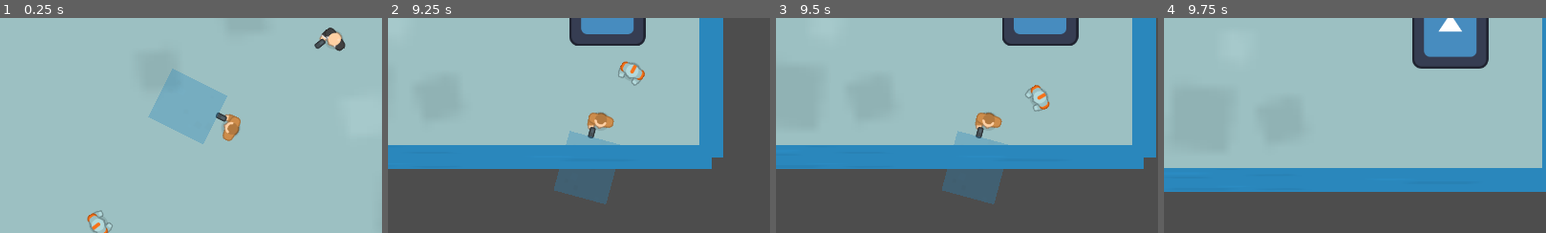
Above: before the commit, frames 1-4 (left to right).
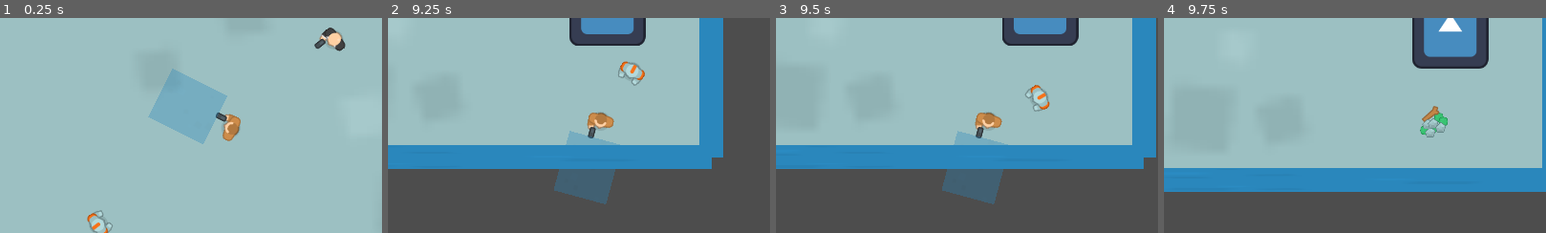
Above: after the commit, the same moments.

Repository: dmq262/Shadow-Stallion
Game: Godot game, scene res://scenes/main.tscn
The game is run twice, just before and just after one commit, with the same random seed, the same clock (stepped at 60 frames per second) and the same inputs. The engine's default icon, where the game draws it, is replaced by a stand-in: a white triangle on a blue panel in a dark square. Sound files missing from this copy of the repository are replaced by a short silence.
Inputs (mouse positions are % of the whole screen's width and height, from its top left):
- Up to frame 1 (0.25 s): no input
- Up to frame 2 (9.25 s): move the mouse to (72, 45) at 0.52 s; hold D (move_right) 0.53-1.28 s; right-click (72, 45) at 0.6 s; move the mouse to (30, 55) at 1.27 s; hold S (move_down) 1.28-2.03 s; tap Shift (dash) every 2.25 s from 1.35 to 8.1 s; move the mouse to (60, 28) at 2.02 s; hold D (move_right) 2.03-2.78 s; click (60, 28) at 2.1 s; move the mouse to (45, 70) at 2.77 s; hold W (move_up) 2.78-3.53 s; right-click (45, 70) at 2.85 s; move the mouse to (80, 65) at 3.52 s; hold A (move_left) 3.53-5.03 s; move the mouse to (20, 35) at 4.27 s; click (20, 35) at 4.35 s; move the mouse to (55, 50) at 5.02 s; hold S (move_down) 5.03-5.78 s; right-click (55, 50) at 5.1 s; move the mouse to (35, 25) at 5.77 s; hold D (move_right) 5.78-6.53 s; move the mouse to (72, 45) at 6.52 s; hold W (move_up) 6.53-7.28 s; click (72, 45) at 6.6 s; move the mouse to (30, 55) at 7.27 s; hold D (move_right) 7.28-8.03 s; right-click (30, 55) at 7.35 s; move the mouse to (60, 28) at 8.02 s; hold S (move_down) 8.03-8.78 s; move the mouse to (45, 70) at 8.77 s; hold A (move_left) from 8.78 s (still down); click (45, 70) at 8.85 s
- Up to frame 3 (9.5 s): keep holding A (move_left)
- Up to frame 4 (9.75 s): move the mouse to (80, 65) at 9.52 s; release A (move_left) at 9.53 s; hold W (move_up) from 9.53 s (still down); right-click (80, 65) at 9.6 s
The pictures show only the part of the screen within x 20-70%, y 25-75%; the shares and areas given below are measured in that part.

Frames 1-3 are identical in both runs. In frame 4, 0.5% of the frame differs, in the area x 67-75%, y 40-56%.

Commit message:
enemies now spawn loot

Diff:
--- a/scenes/enemy_melee.gd
+++ b/scenes/enemy_melee.gd
@@ -1,5 +1,11 @@
 extends CharacterBody2D
 
+#Loot
+@export var health_scene: PackedScene
+@export var ammo_scene: PackedScene
+@export var expirience_scene: PackedScene
+
+#Stats
 var speed = 200
 var active = false
 var player
@@ -80,8 +86,23 @@
 
 
 func die():
+	for i in range(randi_range(1, 4)):
+		drop_loot(health_scene)
+
+	for i in range(randi_range(1, 4)):
+		drop_loot(ammo_scene)
+
+	for i in range(randi_range(1, 4)):
+		drop_loot(expirience_scene)
+
 	queue_free()
 
+
+func drop_loot(loot_scene):
+	var loot = loot_scene.instantiate()
+	loot.global_position = global_position
+	loot.velocity = Vector2(randf_range(-3, 3), randf_range(-3, 3))
+	get_tree().current_scene.add_child(loot)
 
 #DETECT IF PLAYER IN RANGE
 func _on_hit_area_body_entered(body):
--- a/scenes/enemy_melee.tscn
+++ b/scenes/enemy_melee.tscn
@@ -1,7 +1,10 @@
-[gd_scene load_steps=5 format=3 uid="uid://chdfb7a3ytnyo"]
+[gd_scene load_steps=8 format=3 uid="uid://chdfb7a3ytnyo"]
 
 [ext_resource type="Texture2D" uid="uid://cmygsj2xf6kj" path="res://art/kenny_top_down_shooter/PNG/Robot 1/robot1_hold.png" id="1_jkp1e"]
 [ext_resource type="Script" path="res://scenes/enemy_melee.gd" id="1_x3320"]
+[ext_resource type="PackedScene" uid="uid://70r47x5kqg7o" path="res://scenes/health.tscn" id="2_uimye"]
+[ext_resource type="PackedScene" uid="uid://brxn0yu1liuyo" path="res://scenes/ammo.tscn" id="3_bntxw"]
+[ext_resource type="PackedScene" uid="uid://ykxldkk5vri2" path="res://scenes/expirience.tscn" id="4_m1wjr"]
 
 [sub_resource type="CircleShape2D" id="CircleShape2D_52tsa"]
 radius = 26.0768
@@ -12,6 +15,9 @@
 [node name="enemy_melee" type="CharacterBody2D" groups=["enemy"]]
 collision_mask = 2
 script = ExtResource("1_x3320")
+health_scene = ExtResource("2_uimye")
+ammo_scene = ExtResource("3_bntxw")
+expirience_scene = ExtResource("4_m1wjr")
 
 [node name="Sprite2D" type="Sprite2D" parent="."]
 texture = ExtResource("1_jkp1e")
--- a/scenes/enemy_ranged.gd
+++ b/scenes/enemy_ranged.gd
@@ -1,6 +1,9 @@
 extends CharacterBody2D
 
 @export var bullet_scene: PackedScene
+@export var health_scene: PackedScene
+@export var ammo_scene: PackedScene
+@export var expirience_scene: PackedScene
 
 const SPEED = 300.0
 var active = false
@@ -44,4 +47,19 @@
 	get_tree().current_scene.add_child(bullet)
 
 func die():
+	for i in range(randi_range(1, 4)):
+		drop_loot(health_scene)
+
+	for i in range(randi_range(1, 4)):
+		drop_loot(ammo_scene)
+
+	for i in range(randi_range(1, 4)):
+		drop_loot(expirience_scene)
+
 	queue_free()
+
+func drop_loot(loot_scene):
+	var loot = loot_scene.instantiate()
+	loot.global_position = global_position
+	loot.velocity = Vector2(randf_range(-3, 3), randf_range(-3, 3))
+	get_tree().current_scene.add_child(loot)
--- a/scenes/enemy_ranged.tscn
+++ b/scenes/enemy_ranged.tscn
@@ -1,8 +1,11 @@
-[gd_scene load_steps=6 format=3 uid="uid://fyigbswlhc3n"]
+[gd_scene load_steps=9 format=3 uid="uid://fyigbswlhc3n"]
 
 [ext_resource type="Script" path="res://scenes/enemy_ranged.gd" id="1_fblyt"]
 [ext_resource type="Texture2D" uid="uid://dqa61vv6okiyk" path="res://art/kenny_top_down_shooter/PNG/Hitman 1/hitman1_gun.png" id="1_w5ex8"]
 [ext_resource type="PackedScene" uid="uid://bjj1q82mdpxhu" path="res://scenes/bullet.tscn" id="2_nr0rn"]
+[ext_resource type="PackedScene" uid="uid://70r47x5kqg7o" path="res://scenes/health.tscn" id="3_g2r2f"]
+[ext_resource type="PackedScene" uid="uid://brxn0yu1liuyo" path="res://scenes/ammo.tscn" id="4_fpeab"]
+[ext_resource type="PackedScene" uid="uid://ykxldkk5vri2" path="res://scenes/expirience.tscn" id="5_577sq"]
 
 [sub_resource type="SpriteFrames" id="SpriteFrames_tjinq"]
 animations = [{
@@ -21,6 +24,9 @@
 [node name="enemy_ranged" type="CharacterBody2D" groups=["enemy"]]
 script = ExtResource("1_fblyt")
 bullet_scene = ExtResource("2_nr0rn")
+health_scene = ExtResource("3_g2r2f")
+ammo_scene = ExtResource("4_fpeab")
+expirience_scene = ExtResource("5_577sq")
 
 [node name="AnimatedSprite2D" type="AnimatedSprite2D" parent="."]
 sprite_frames = SubResource("SpriteFrames_tjinq")
